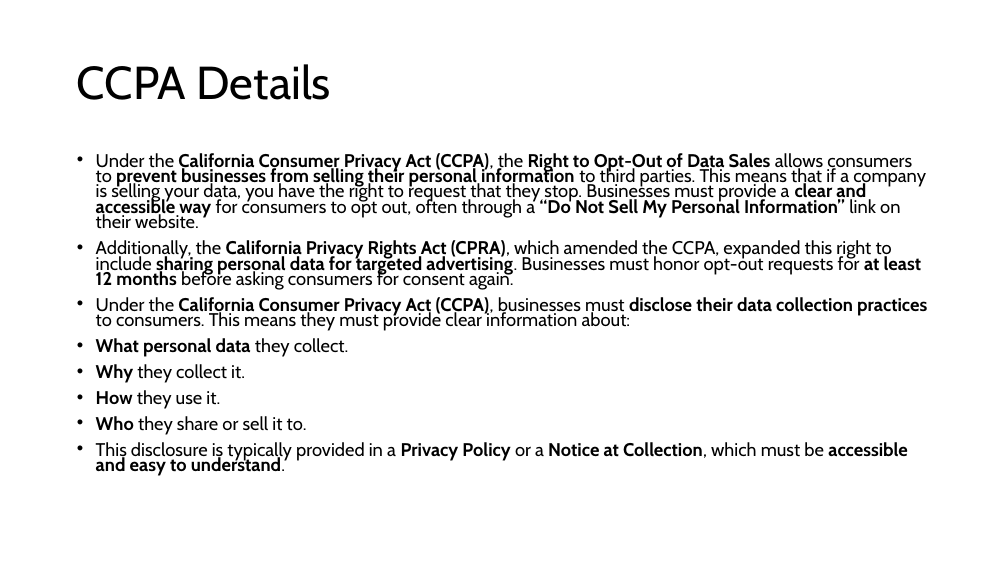
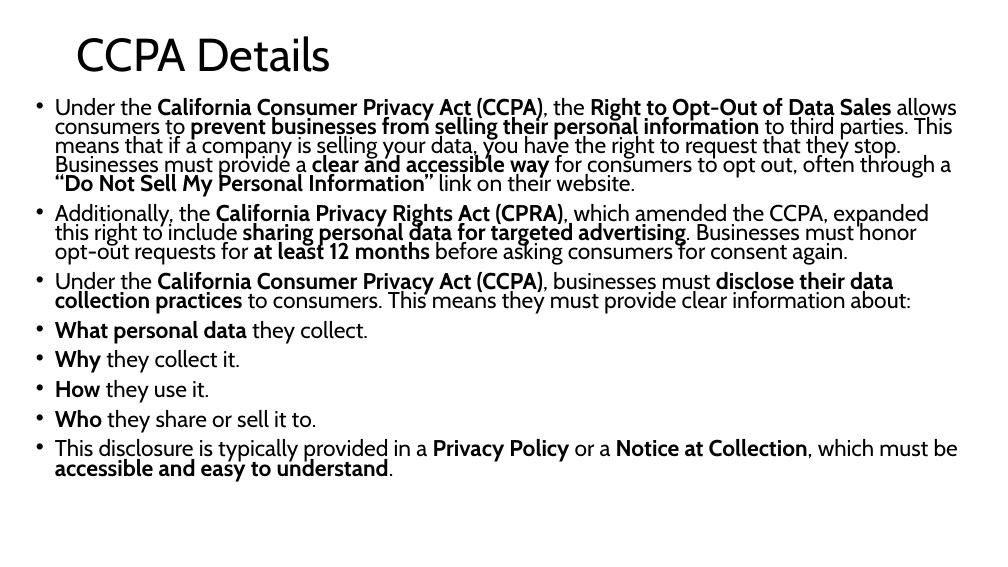
Before and after one commit to shakiliitju/M.Sc-in-ICT, a slide deck: slide 10 of Semester 2/Applied Cyber Security/Lecture/L7.pptx (slide 11 before the commit). Drawn at 1008x567 pixels with LibreOffice and Linux fonts; fonts in the diff are those of the drawing. Boxes give left, top, right and bottom in pixels: in the first picture for what was removed or moved away, otherwise in the second. Text is boxed around its words. In the diff, an @@ line names an element or a change of style, - is before the commit and + after.

```diff
--- a/Semester 2/Applied Cyber Security/Lecture/L7.pptx
+++ b/Semester 2/Applied Cyber Security/Lecture/L7.pptx
@@ title "CCPA Details": place and size @@
-title "CCPA Details" at (77, 64, 332, 100)
+title "CCPA Details" at (77, 36, 332, 72)
@@ text "Under the California Consumer Privacy ...": place and size @@
-text "Under the California Consumer Privacy ..." at (96, 153, 927, 476)
+text "Under the California Consumer Privacy ..." at (55, 98, 958, 482)
@@ text "Under the California Consumer Privacy ..." at (55, 98, 958, 482): size 17.5 to 21.7 pt @@
```
Also in this commit, not shown: 25 other slides changed, 2 slides removed.
